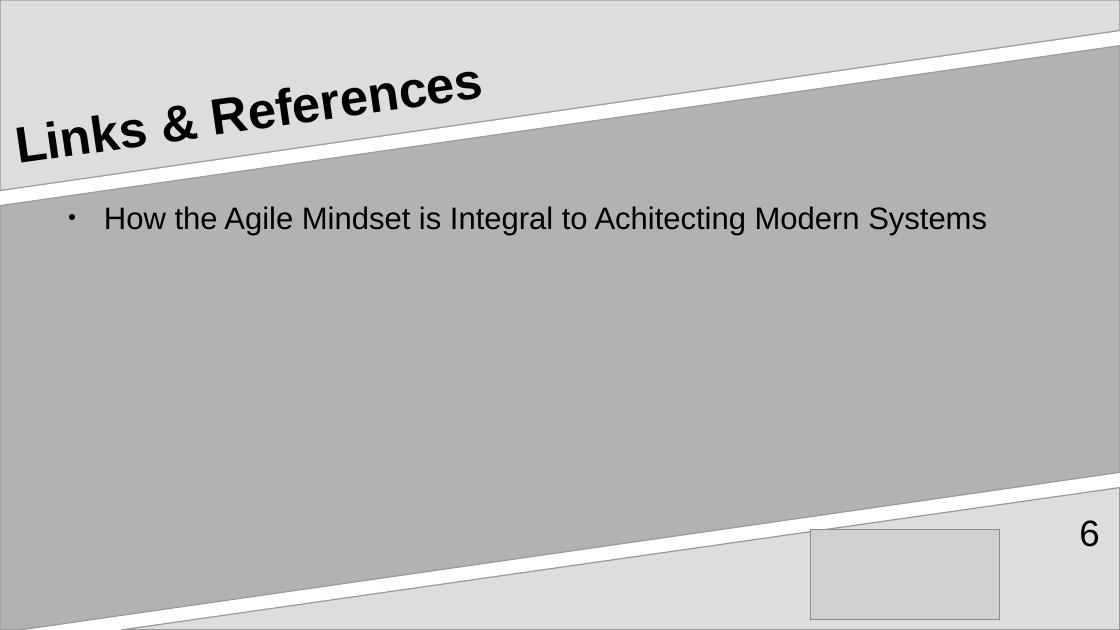
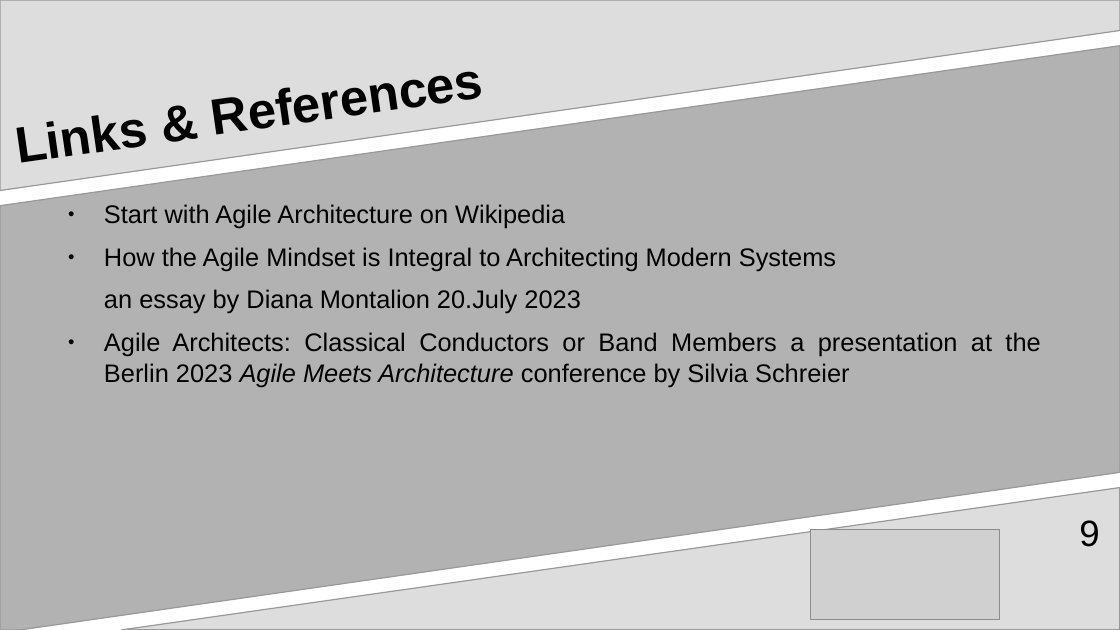
Before and after one commit to aventinesolutions/awsvsgcp-channel, a slide deck: slide 9 of ep001-ArchitectureDecisions/ep001-ArchitectureDecisions.odp (slide 6 before the commit). Drawn at 1120x630 pixels with LibreOffice and Linux fonts; fonts in the diff are those of the drawing; grey boxes stand for pictures. Boxes give left, top, right and bottom in pixels: in the first picture for what was removed or moved away, otherwise in the second. Text is boxed around its words. In the diff, an @@ line names an element or a change of style, - is before the commit and + after.

```diff
--- a/ep001-ArchitectureDecisions/ep001-ArchitectureDecisions.odp
+++ b/ep001-ArchitectureDecisions/ep001-ArchitectureDecisions.odp
@@ text at box(104, 204, 1040, 387): text changed; size 22 to 18 pt @@
-● How the Agile Mindset is Integral to Achitecting Modern Systems
+● Start with Agile Architecture on Wikipedia
+● How the Agile Mindset is Integral to Architecting Modern Systems
+an essay by Diana Montalion 20.July 2023
+● Agile Architects: Classical Conductors or Band Members a presentation at the Berlin 2023 Agile Meets Architecture conference by Silvia Schreier
@@ page number at box(1079, 520, 1099, 547): text changed @@
-6
+9
```
Also in this commit, not shown: 1 other slide changed, 3 slides added, 2 other files.
